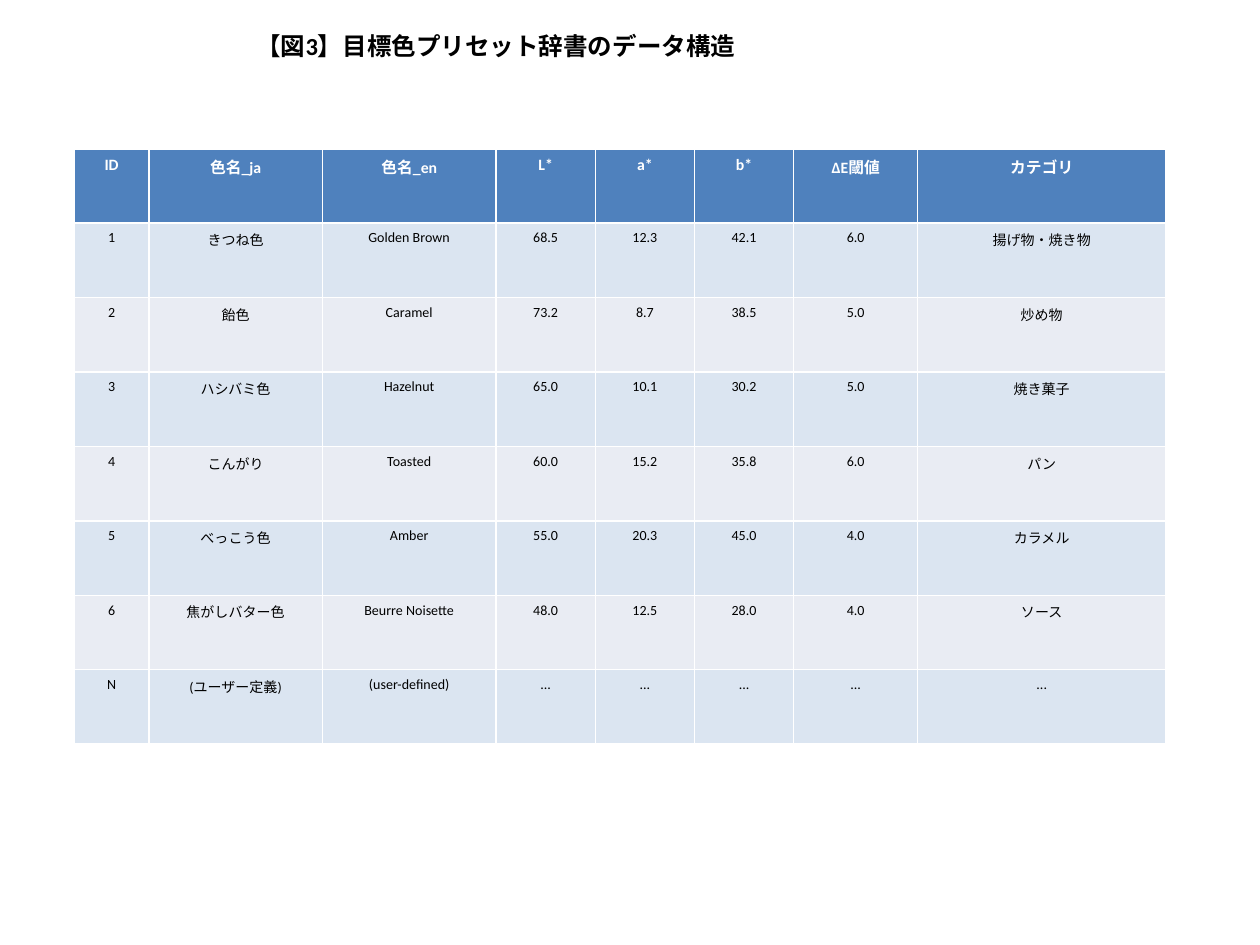
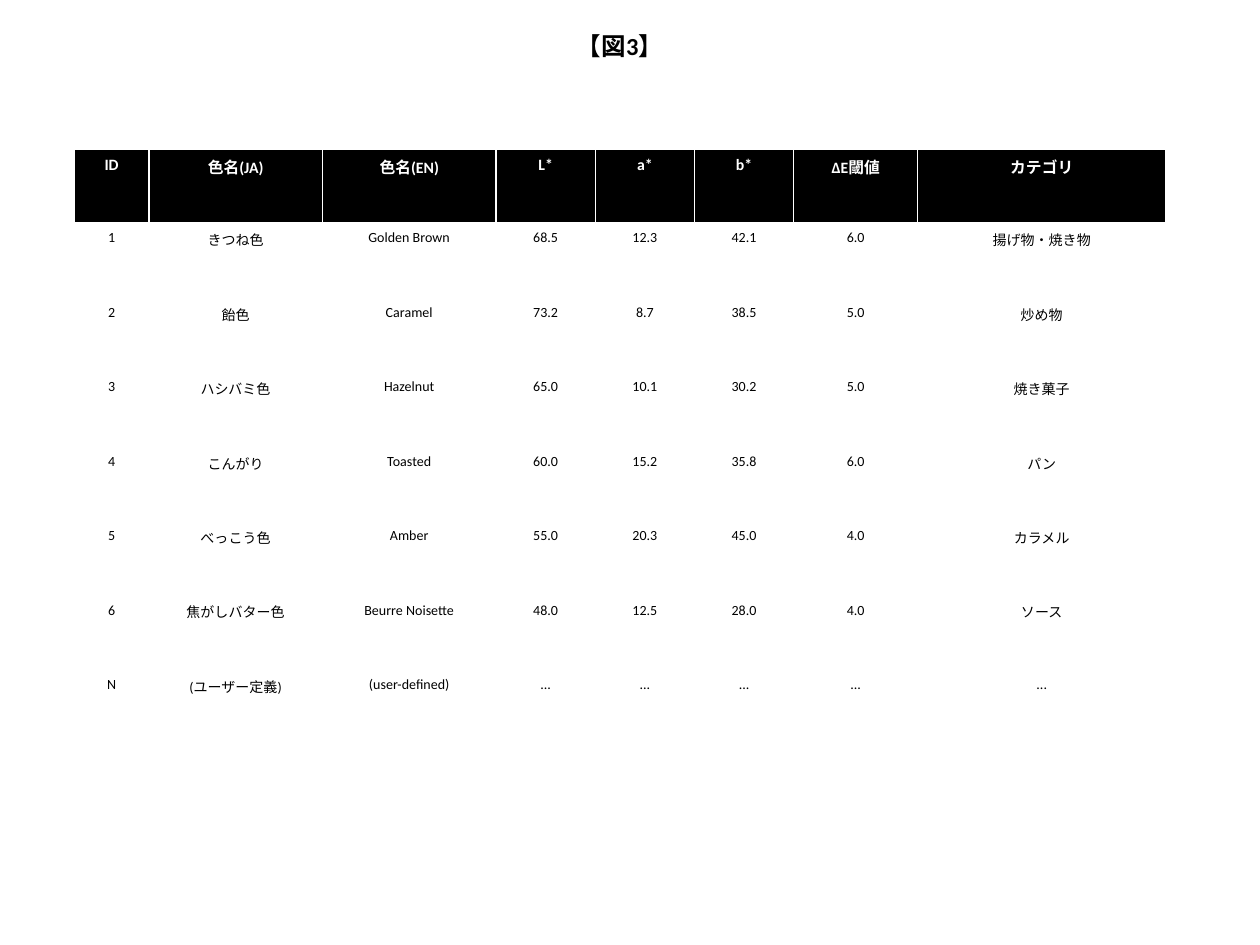
Before and after one commit to bougtoir/medical-accident-its-analysis, a slide deck: slide 3 of color_cooking_concept/filing_docs/patent_figures.pptx. Drawn at 1260x945 pixels with LibreOffice and Linux fonts; fonts in the diff are those of the drawing. Boxes give left, top, right and bottom in pixels: in the first picture for what was removed or moved away, otherwise in the second. Text is boxed around its words. In the diff, an @@ line names an element or a change of style, - is before the commit and + after.

```diff
--- a/color_cooking_concept/filing_docs/patent_figures.pptx
+++ b/color_cooking_concept/filing_docs/patent_figures.pptx
@@ text at <box>577,34,663,58</box>: text changed @@
-【図3】目標色プリセット辞書のデータ構造
+【図3】
@@ table at <box>74,149,1167,743</box> @@
-row 1, column 2: 色名_ja
+row 1, column 2: 色名(JA)
-row 1, column 3: 色名_en
+row 1, column 3: 色名(EN)
@@ fill #4F81BD to #000000 in row 1 @@
@@ fill #DBE5F1 to #FFFFFF in 32 cells @@
@@ fill #E9EDF4 to #FFFFFF in 24 cells @@
```
Also in this commit, not shown: 6 other slides changed, 1 other file.
